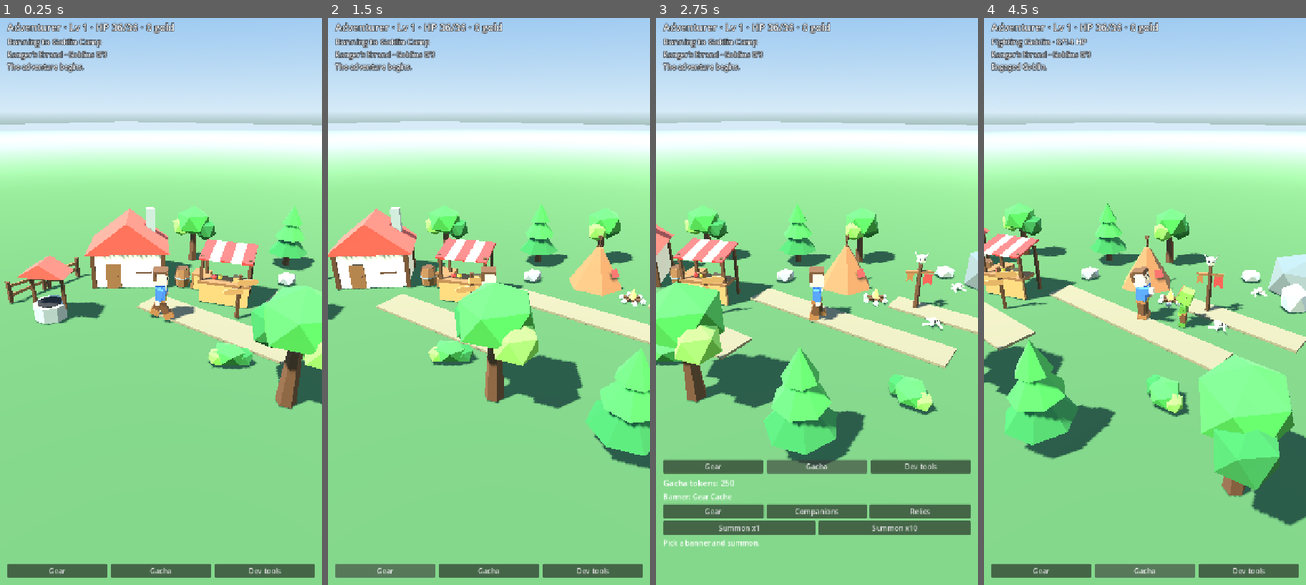
Above: before the commit, frames 1-4 (left to right).
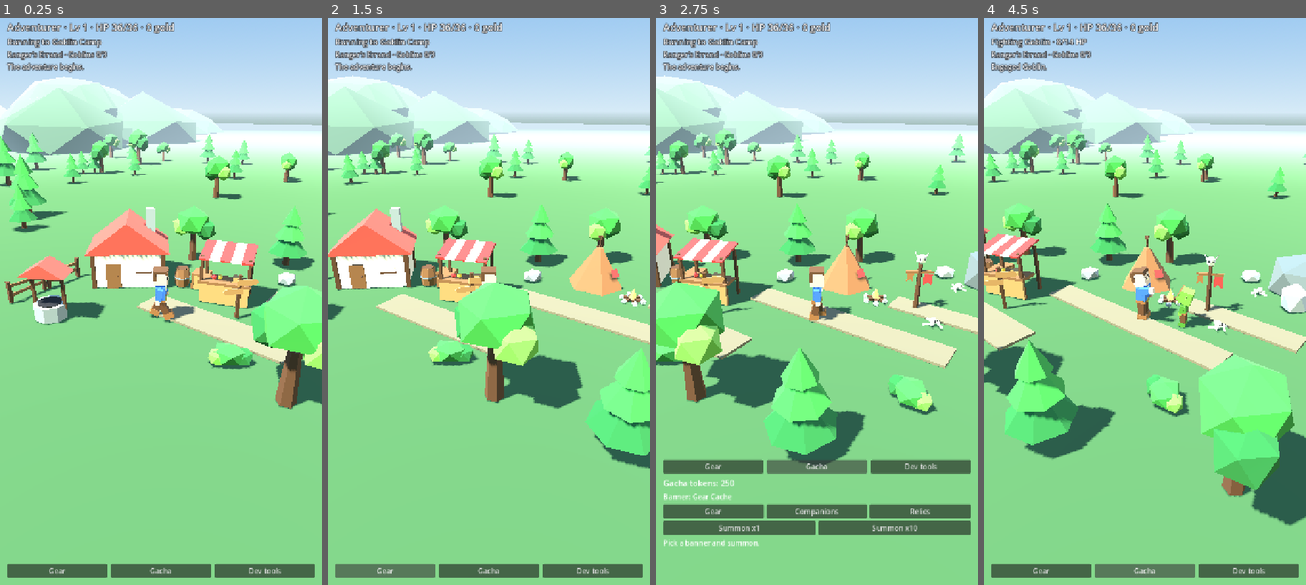
Above: after the commit, the same moments.

Repository: gabebartolo-spec/Idlerpg
Game: Godot game, scene res://main.tscn
Two runs of this game, one before a commit and one after it. Both use one fixed random seed, a clock stepped at 60 frames per second and the inputs below.
Inputs:
- Up to frame 1 (0.25 s): no input
- Up to frame 2 (1.5 s): click "Gear" at 0.5 s; click "Gear" at 1.25 s
- Up to frame 3 (2.75 s): click "Gacha" at 2 s
- Up to frame 4 (4.5 s): click "Gear" at 2.75 s; click "Gacha" at 3.5 s; click "Gacha" at 4.25 s

The runs differ from the first frame. In frame 1, 8.2% of the frame differs, in the area x 0-94%, y 10-39%; in frame 2, 6.0%; in frame 3, 5.4%; in frame 4, 6.3%.

Commit message:
Add distant hills and trees to the horizon
New backdrop category in the art build (hill_round, hill_ridge) and a
seeded scatter of hills and trees beyond the play area, on the side the
fixed camera looks towards. Refresh the in-engine review captures.

Co-Authored-By: Claude Fable 5.1 <noreply@anthropic.com>

Diff:
--- a/src/data/art_manifest.gd
+++ b/src/data/art_manifest.gd
@@ -7,6 +7,8 @@
 	"oak_buckler": {"path": "res://assets/models/armours/oak_buckler.glb", "category": "armour", "tris": 100, "size": Vector3(0.600, 0.600, 0.181), "nodes": []},
 	"knight_mail": {"path": "res://assets/models/armours/knight_mail.glb", "category": "armour", "tris": 76, "size": Vector3(0.960, 0.615, 0.390), "nodes": []},
 	"wyrmhide_coat": {"path": "res://assets/models/armours/wyrmhide_coat.glb", "category": "armour", "tris": 102, "size": Vector3(0.900, 0.810, 0.491), "nodes": []},
+	"hill_round": {"path": "res://assets/models/backdrops/hill_round.glb", "category": "backdrop", "tris": 100, "size": Vector3(34.487, 6.238, 25.472), "nodes": []},
+	"hill_ridge": {"path": "res://assets/models/backdrops/hill_ridge.glb", "category": "backdrop", "tris": 120, "size": Vector3(37.074, 9.422, 19.840), "nodes": []},
 	"hero": {"path": "res://assets/models/characters/hero.glb", "category": "character", "tris": 228, "size": Vector3(0.810, 1.680, 0.480), "nodes": ["torso", "head", "attach_head", "attach_chest", "arm_l", "attach_hand_l", "leg_l", "arm_r", "attach_hand_r", "leg_r"]},
 	"goblin": {"path": "res://assets/models/characters/goblin.glb", "category": "character", "tris": 224, "size": Vector3(0.880, 1.209, 0.668), "nodes": ["torso", "head", "attach_head", "attach_chest", "arm_l", "attach_hand_l", "leg_l", "arm_r", "attach_hand_r", "leg_r"]},
 	"wolf": {"path": "res://assets/models/characters/wolf.glb", "category": "character", "tris": 240, "size": Vector3(0.420, 1.025, 1.803), "nodes": ["body", "head", "leg_fl", "leg_fr", "leg_bl", "leg_br", "tail"]},
--- a/src/main.gd
+++ b/src/main.gd
@@ -135,6 +135,7 @@
 	_build_town()
 	_build_goblin_camp()
 	_build_wolf_den()
+	_build_horizon()
 
 	var trees := [
 		Vector3(-6.8, 0.0, -2.5),
@@ -185,6 +186,18 @@
 	_add_prop("bone_pile", den + Vector3(-1.5, 0.0, -1.6), 200.0)
 	_add_prop("rock_small", den + Vector3(-2.3, 0.0, -2.6), 20.0)
 
+func _build_horizon() -> void:
+	# Backdrop only, on the side the fixed camera looks towards.
+	var rng := RandomNumberGenerator.new()
+	rng.seed = 7
+	var view := Vector2(-7.0, -8.0).normalized()
+	for index in 16:
+		var spot := view.rotated(rng.randf_range(-1.3, 1.3)) * rng.randf_range(55.0, 120.0)
+		_add_prop("hill_round" if index % 2 == 0 else "hill_ridge", Vector3(spot.x, 0.0, spot.y), rng.randf_range(0.0, 360.0), rng.randf_range(0.7, 1.5))
+	for index in 45:
+		var spot := view.rotated(rng.randf_range(-1.4, 1.4)) * rng.randf_range(16.0, 50.0)
+		_add_prop("tree_oak" if index % 3 == 0 else "tree_pine", Vector3(spot.x, 0.0, spot.y), rng.randf_range(0.0, 360.0), rng.randf_range(0.9, 1.6))
+
 func _build_hero() -> Node3D:
 	var hero: Node3D = CharacterVisualScript.new()
 	hero.name = "Adventurer"
Binary file changed: art/review/armours.png
Binary file added: art/review/backdrops.png
Binary file changed: art/review/ingame_1_walk.png
Binary file changed: art/review/ingame_2_goblin_fight.png
Binary file changed: art/review/ingame_3_wolf_fight.png
Binary file changed: art/review/weapons.png
Binary file changed: assets/icons/crownblade.png
Binary file changed: assets/icons/ember_staff.png
Binary file changed: assets/icons/goblin_cleaver.png
Binary file changed: assets/icons/iron_sword.png
Binary file changed: assets/icons/knight_mail.png
Binary file changed: assets/icons/leather_hood.png
(and 15 more such lines)
